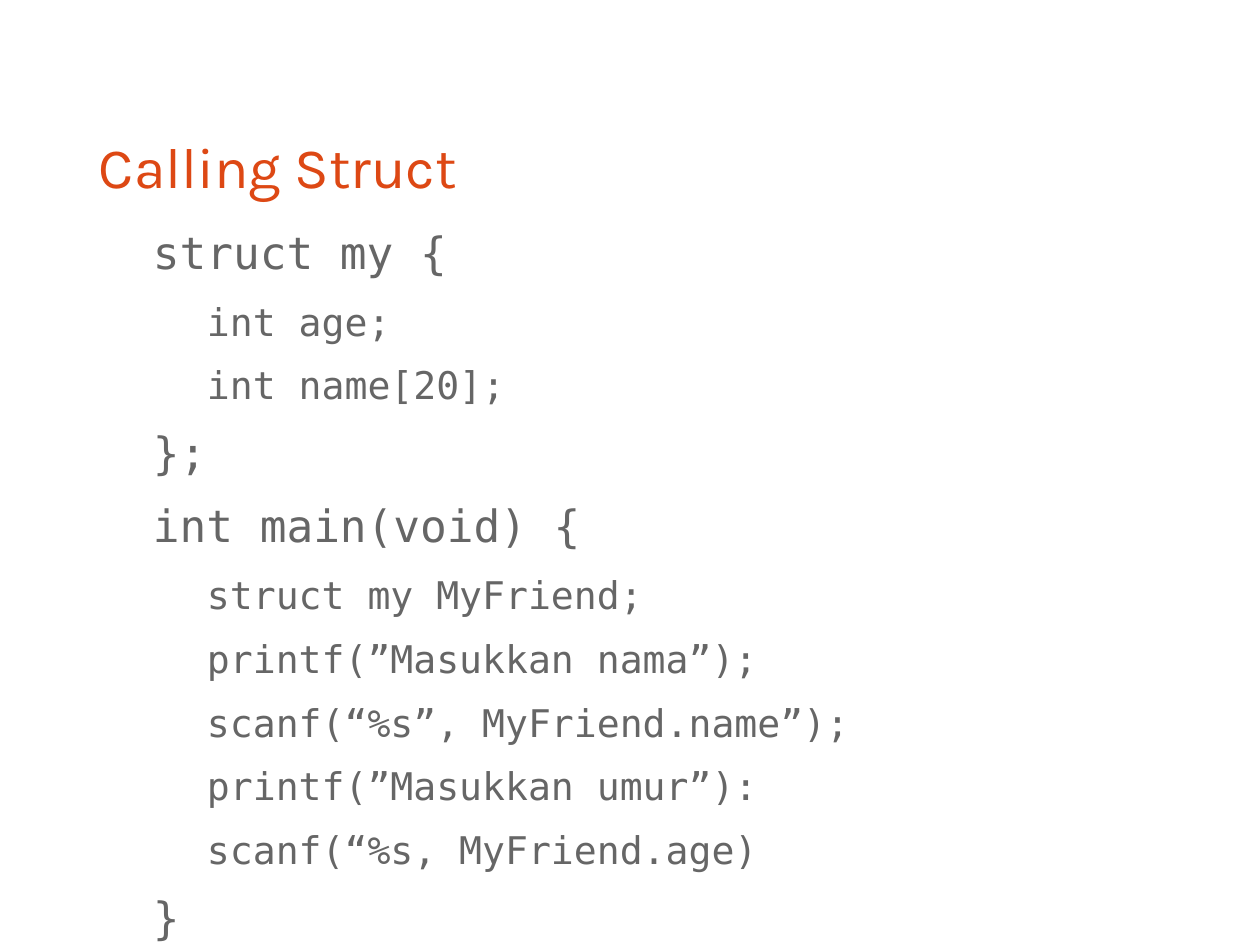
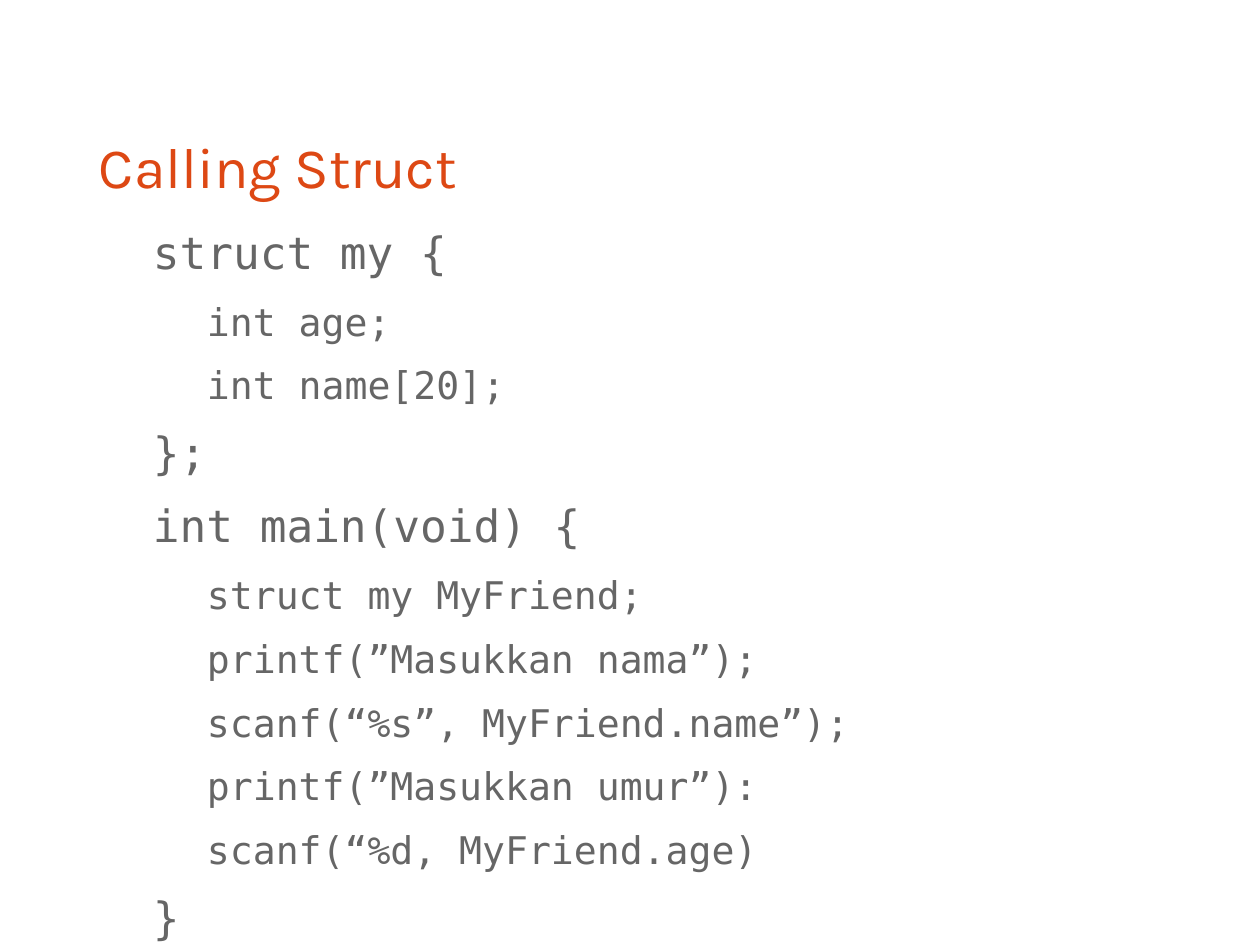
Before and after one commit to bagustris/prokom-tf, a slide deck: slide 18 of prokom5.odp. Drawn at 1260x945 pixels with LibreOffice and Linux fonts; fonts in the diff are those of the drawing. Boxes give left, top, right and bottom in pixels: in the first picture for what was removed or moved away, otherwise in the second. Text is boxed around its words. In the diff, an @@ line names an element or a change of style, - is before the commit and + after.

```diff
--- a/prokom5.odp
+++ b/prokom5.odp
@@ text at (x1=207, y1=835, x2=757, y2=872): text changed @@
-  scanf(“%s, MyFriend.age)
+  scanf(“%d, MyFriend.age)
```
Also in this commit, not shown: 1 other slide changed.
